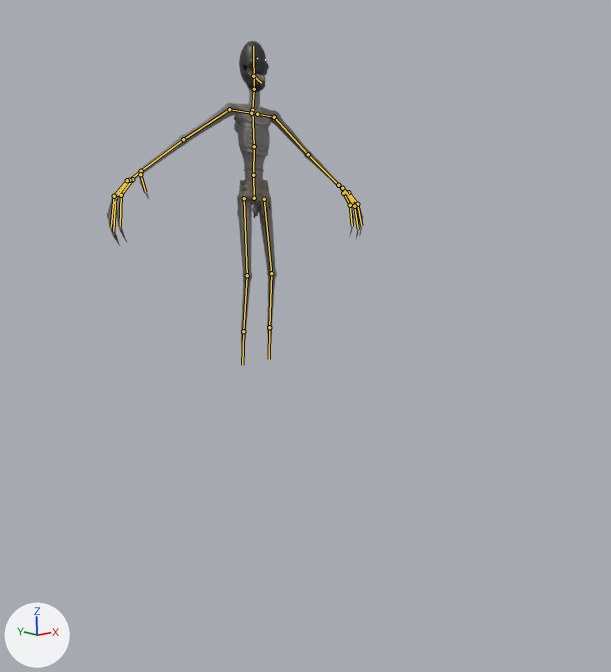
Before and after pictures for a commit that changed the Blender file art/ashgrove/Entities/Dybbuk/Source/AH_Ent_Dybbuk.blend.
Before and after are seen from the file's camera 'ClipCam'. Arrows for +X, +Y and +Z are at lower left; the lights stay in place. The older version comes first. Both versions are drawn at the pose saved in each file; the numbers are the values there. The bones that bend it are drawn over the model as lines.

In view in the first picture: 'AH_Ent_Dybbuk'.
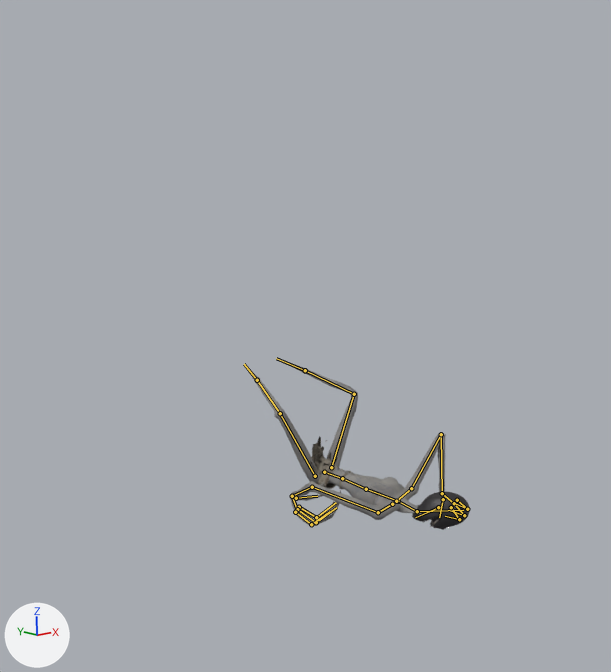
Not visible in the pictures: 'AH_Ent_Dybbuk_Glow', 'EyeR'.

The change in detail:
Bone 'HumanoidRootNode' (bone_humanoidrootnode) moves from (0.0, 0.0, 0.0) to (0.0, -7.63, 3.1).
Bone 'HumanoidRootNode' (bone_humanoidrootnode) turns from (0, 0, 0) to (84, 6, 0) degrees about its own x, y and z.
Bone 'Hips' (bone_hips) turns from (0, 0, 0) to (4, 0, 0) degrees about its own x, y and z.
Bone 'Spine' (bone_spine) turns from (0, 0, 0) to (2, 0, 0) degrees about its own x, y and z.
Bone 'Head' (bone_head) turns from (0, 0, 0) to (-10, -1, -30) degrees about its own x, y and z.
Bone 'Jaw' (bone_jaw) turns from (0, 0, 0) to (-20, 0, 0) degrees about its own x, y and z.
Bone 'UpperArm_L' (bone_upperarm_l) turns from (0, 0, 0) to (-42, 11, 28) degrees about its own x, y and z.
Bone 'LowerArm_L' (bone_lowerarm_l) turns from (0, 0, 0) to (114, -53, 36) degrees about its own x, y and z.
Bone 'Hand_L' (bone_hand_l) turns from (0, 0, 0) to (-13, -6, -48) degrees about its own x, y and z.
Bone 'FingerA1_L' (bone_fingera1_l) turns from (0, 0, 0) to (30, -5, 0) degrees about its own x, y and z.
Bone 'FingerA2_L' (bone_fingera2_l) turns from (0, 0, 0) to (35, -6, 3) degrees about its own x, y and z.
Bone 'FingerB1_L' (bone_fingerb1_l) turns from (0, 0, 0) to (30, -2, 0) degrees about its own x, y and z.
Bone 'FingerB2_L' (bone_fingerb2_l) turns from (0, 0, 0) to (36, -2, 1) degrees about its own x, y and z.
Bone 'FingerC1_L' (bone_fingerc1_l) turns from (0, 0, 0) to (30, 1, 0) degrees about its own x, y and z.
Bone 'FingerC2_L' (bone_fingerc2_l) turns from (0, 0, 0) to (36, 1, 0) degrees about its own x, y and z.
Bone 'Thumb_L' (bone_thumb_l) turns from (0, 0, 0) to (11, -13, 6) degrees about its own x, y and z.
Bone 'UpperArm_R' (bone_upperarm_r) turns from (0, 0, 0) to (-17, 3, 20) degrees about its own x, y and z.
Bone 'LowerArm_R' (bone_lowerarm_r) turns from (0, 0, 0) to (39, -20, 53) degrees about its own x, y and z.
Bone 'Hand_R' (bone_hand_r) turns from (0, 0, 0) to (-9, -12, -111) degrees about its own x, y and z.
Bone 'FingerA1_R' (bone_fingera1_r) turns from (0, 0, 0) to (30, 5, 0) degrees about its own x, y and z.
Bone 'FingerA2_R' (bone_fingera2_r) turns from (0, 0, 0) to (35, 6, -3) degrees about its own x, y and z.
Bone 'FingerB1_R' (bone_fingerb1_r) turns from (0, 0, 0) to (30, 2, 0) degrees about its own x, y and z.
Bone 'FingerB2_R' (bone_fingerb2_r) turns from (0, 0, 0) to (36, 2, -1) degrees about its own x, y and z.
Bone 'FingerC1_R' (bone_fingerc1_r) turns from (0, 0, 0) to (30, -1, 0) degrees about its own x, y and z.
Bone 'FingerC2_R' (bone_fingerc2_r) turns from (0, 0, 0) to (36, -1, 0) degrees about its own x, y and z.
Bone 'Thumb_R' (bone_thumb_r) turns from (0, 0, 0) to (11, 13, -6) degrees about its own x, y and z.
Bone 'UpperLeg_L' (bone_upperleg_l) turns from (0, 0, 0) to (-76, 27, 34) degrees about its own x, y and z.
Bone 'LowerLeg_L' (bone_lowerleg_l) turns from (0, 0, 0) to (40, 27, -64) degrees about its own x, y and z.
Bone 'UpperLeg_R' (bone_upperleg_r) turns from (0, 0, 0) to (-74, -19, -25) degrees about its own x, y and z.
Bone 'LowerLeg_R' (bone_lowerleg_r) turns from (0, 0, 0) to (39, -24, 59) degrees about its own x, y and z.

Boxes [x1, y1, x2, y2] around the edits, measured in the pictures (611 x 672 px):
'AH_Ent_Dybbuk', posed (12% narrower, 47% shorter): before [107, 41, 363, 365]; after [244, 359, 470, 530]
bone 'Hips', root to tip: before (254, 198) to (253, 175); after (324, 472) to (342, 478)
bone 'Spine', root to tip: before (253, 175) to (254, 146); after (342, 478) to (366, 489)
bone 'Head', root to tip: before (254, 89) to (253, 46); after (417, 511) to (463, 510)
bone 'Jaw', root to tip: before (253, 76) to (261, 83); after (438, 507) to (415, 517)
bone 'UpperArm_L', root to tip: before (274, 117) to (308, 154); after (411, 488) to (441, 434)
bone 'LowerArm_L', root to tip: before (308, 154) to (338, 185); after (441, 434) to (442, 493)
bone 'Hand_L', root to tip: before (338, 185) to (346, 192); after (442, 493) to (454, 503)
bone 'FingerA1_L', root to tip: before (348, 192) to (357, 204); after (451, 507) to (459, 519)
bone 'FingerA2_L', root to tip: before (357, 204) to (361, 225); after (459, 519) to (445, 516)
bone 'FingerB1_L', root to tip: before (346, 193) to (354, 206); after (454, 503) to (464, 515)
bone 'FingerB2_L', root to tip: before (354, 206) to (358, 229); after (464, 515) to (450, 510)
bone 'FingerC1_L', root to tip: before (343, 193) to (350, 205); after (457, 500) to (467, 509)
bone 'FingerC2_L', root to tip: before (350, 205) to (352, 226); after (467, 509) to (455, 503)
bone 'Thumb_L', root to tip: before (342, 188) to (353, 201); after (443, 499) to (439, 517)
bone 'UpperArm_R', root to tip: before (229, 109) to (183, 139); after (378, 512) to (312, 487)
bone 'LowerArm_R', root to tip: before (183, 139) to (141, 171); after (312, 487) to (292, 496)
bone 'Hand_R', root to tip: before (141, 171) to (129, 180); after (292, 496) to (297, 509)
bone 'FingerA1_R', root to tip: before (132, 179) to (121, 195); after (299, 507) to (316, 517)
bone 'FingerA2_R', root to tip: before (121, 195) to (120, 226); after (316, 517) to (336, 502)
bone 'FingerB1_R', root to tip: before (129, 180) to (115, 197); after (297, 509) to (316, 522)
bone 'FingerB2_R', root to tip: before (115, 197) to (113, 231); after (316, 522) to (336, 507)
bone 'FingerC1_R', root to tip: before (127, 180) to (114, 196); after (295, 512) to (311, 524)
bone 'FingerC2_R', root to tip: before (114, 196) to (111, 227); after (311, 524) to (330, 511)
bone 'Thumb_R', root to tip: before (140, 174) to (145, 192); after (296, 498) to (317, 496)
bone 'UpperLeg_L', root to tip: before (264, 199) to (271, 273); after (331, 467) to (354, 394)
bone 'LowerLeg_L', root to tip: before (271, 273) to (269, 327); after (354, 394) to (305, 370)
bone 'UpperLeg_R', root to tip: before (244, 198) to (247, 275); after (315, 476) to (280, 413)
bone 'LowerLeg_R', root to tip: before (247, 275) to (243, 331); after (280, 413) to (257, 380)
